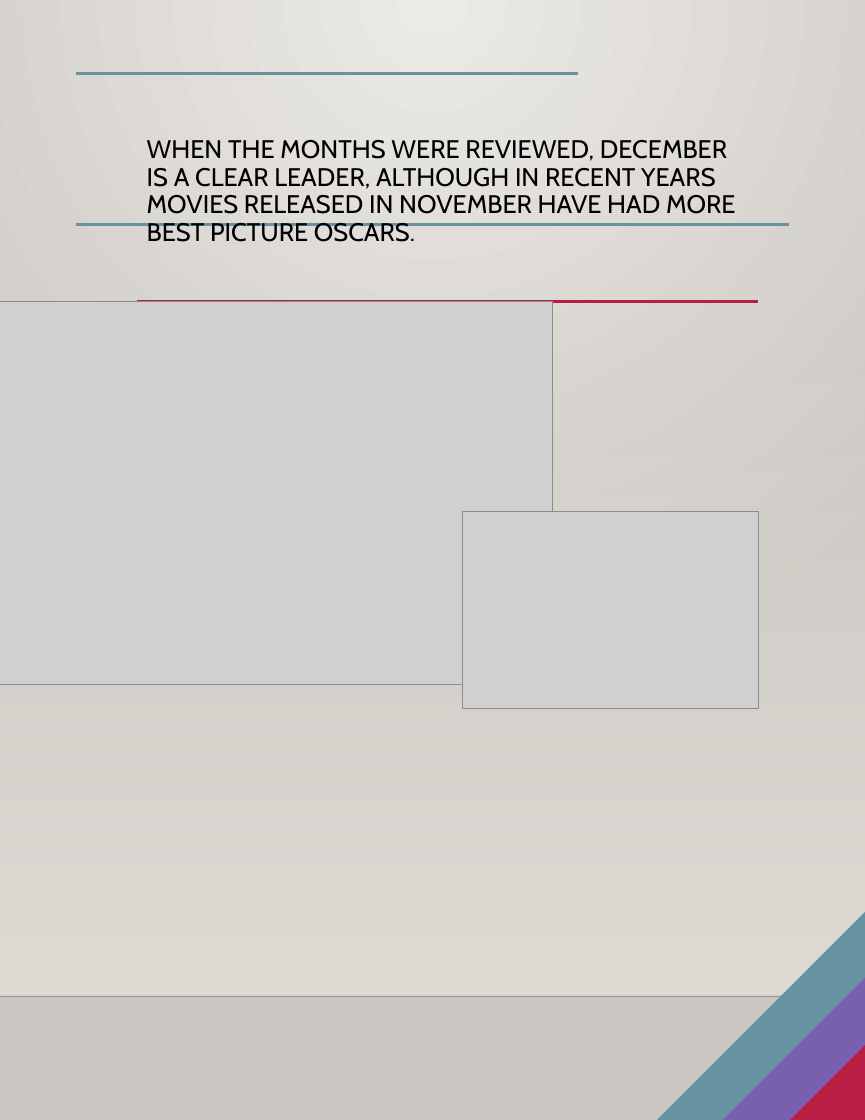
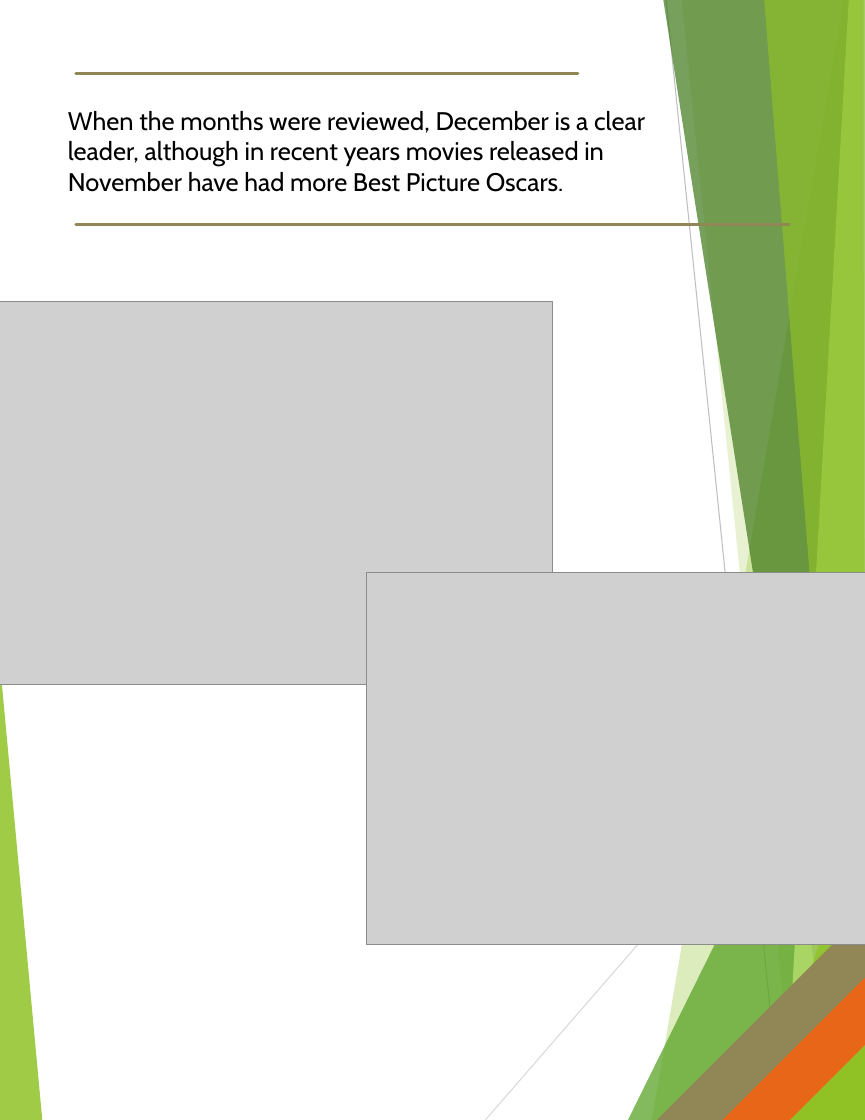
Before and after one commit to newton1021/project1, a slide deck: slide 5 of ANALYZING THE OSCARS.pptx (slide 4 before the commit). Drawn at 865x1120 pixels with LibreOffice and Linux fonts; fonts in the diff are those of the drawing; grey boxes stand for pictures; background and template pictures are left out. Boxes give left, top, right and bottom in pixels: in the first picture for what was removed or moved away, otherwise in the second. Text is boxed around its words. In the diff, an @@ line names an element or a change of style, - is before the commit and + after.

```diff
--- a/ANALYZING THE OSCARS.pptx
+++ b/ANALYZING THE OSCARS.pptx
@@ background gradient #ECEAE7 to #CAC7C1 to #FFFFFF @@
@@ line (578, 73) - (76, 73): stroke #6892A0 2.25 pt to #918655 2.25 pt @@
@@ title at (x1=68, y1=111, x2=645, y2=192): text changed @@
-WHEN THE MONTHS WERE REVIEWED, DECEMBER IS A CLEAR LEADER, ALTHOUGH IN RECENT YEARS MOVIES RELEASED IN NOVEMBER HAVE HAD MORE BEST PICTURE OSCARS.
+When the months were reviewed, December is a clear leader, although in recent years movies released in November have had more Best Picture Oscars.
@@ line (789, 224) - (76, 224): stroke #6892A0 2.25 pt to #918655 2.25 pt @@
@@ rectangle removed at (x1=0, y1=329, x2=865, y2=994) @@
@@ line removed from (136, 301) to (758, 301) @@
@@ picture resized from (x1=463, y1=511, x2=758, y2=708) to (x1=366, y1=572, x2=865, y2=944) @@
@@ group added at (x1=0, y1=0, x2=865, y2=1120): 8 freeform shapes, 2 lines @@
@@ right triangle at (x1=657, y1=912, x2=865, y2=1119): fill #6892A0 to #918655 @@
@@ right triangle at (x1=723, y1=975, x2=865, y2=1119): fill #795FAF to #E76618 @@
@@ line removed from (0, 996) to (865, 996) @@
@@ right triangle at (x1=791, y1=1042, x2=865, y2=1119): fill #B71E42 to #90C226 @@
```
Also in this commit, not shown: 8 other slides changed, 5 slides removed.
